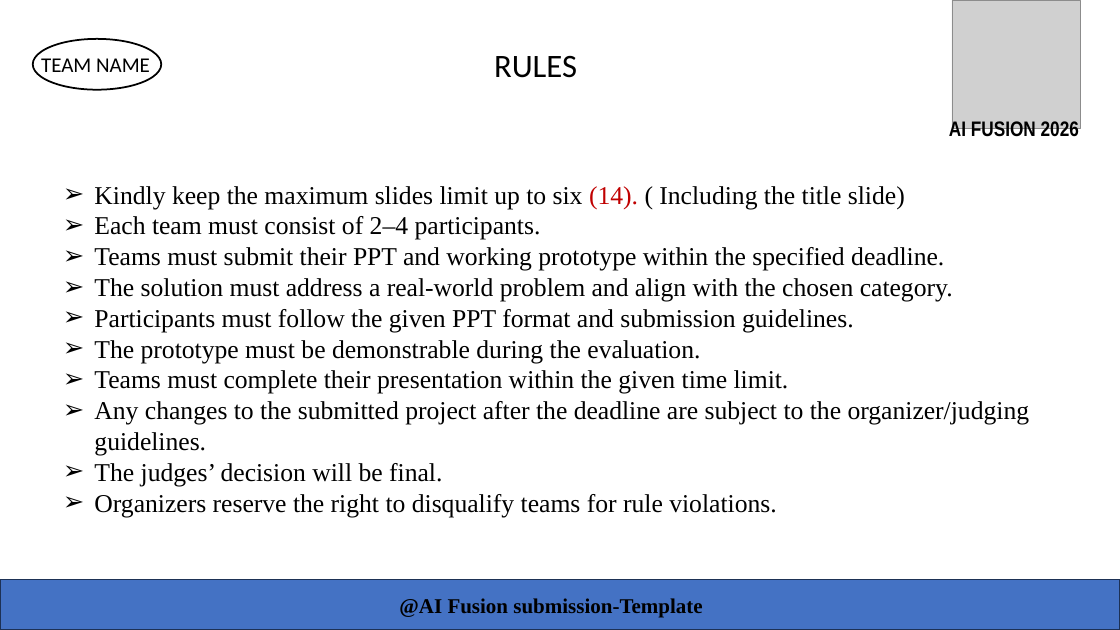
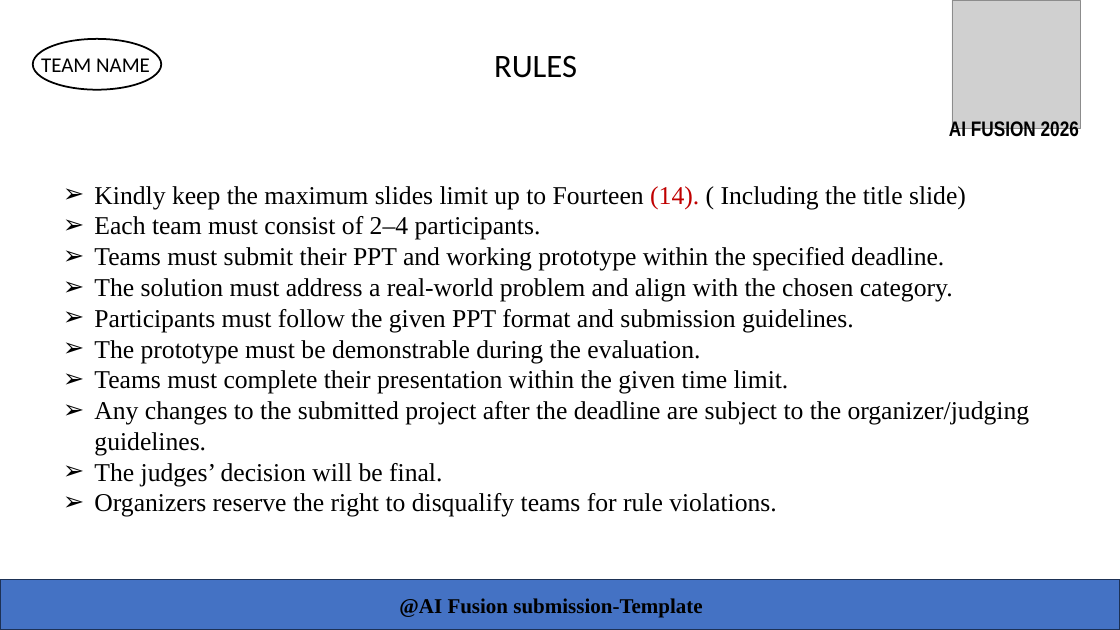
Before and after one commit to praveenkumar11200618-blip/tagore, a slide deck: slide 15 of assets/format.pptx. Drawn at 1120x630 pixels with LibreOffice and Linux fonts; fonts in the diff are those of the drawing; grey boxes stand for pictures. Boxes give left, top, right and bottom in pixels: in the first picture for what was removed or moved away, otherwise in the second. Text is boxed around its words. In the diff, an @@ line names an element or a change of style, - is before the commit and + after.

```diff
--- a/assets/format.pptx
+++ b/assets/format.pptx
@@ text at (x1=94, y1=186, x2=966, y2=209): text changed @@
-➢ Kindly keep the maximum slides limit up to six (14). ( Including the title slide)
+➢ Kindly keep the maximum slides limit up to Fourteen (14). ( Including the title slide)
```
